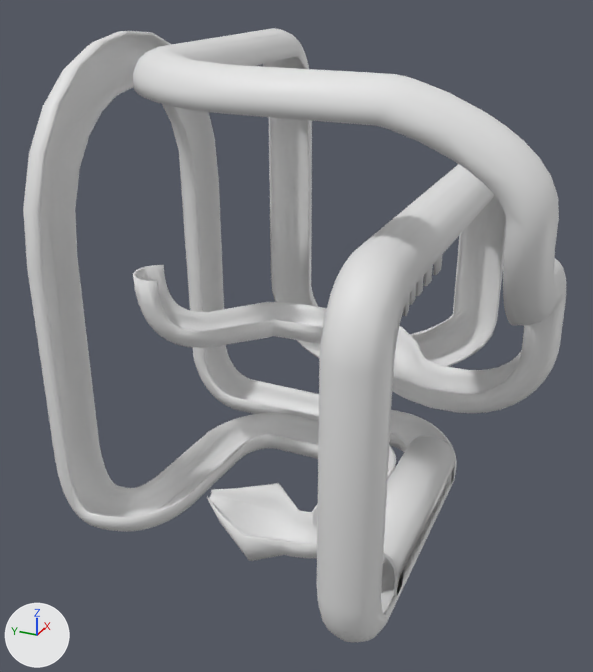
The Blender file blender_assets/path_export.blend: old version first, new version second.
Both versions are drawn from a 50 mm lens placed at (-3.17, -1.31, 1.35), pointed at (-0.04, 0.1, -0.21). Every picture has the same lights, and +X, +Y and +Z are marked at lower left.

The first picture shows 'BezierCurve'.
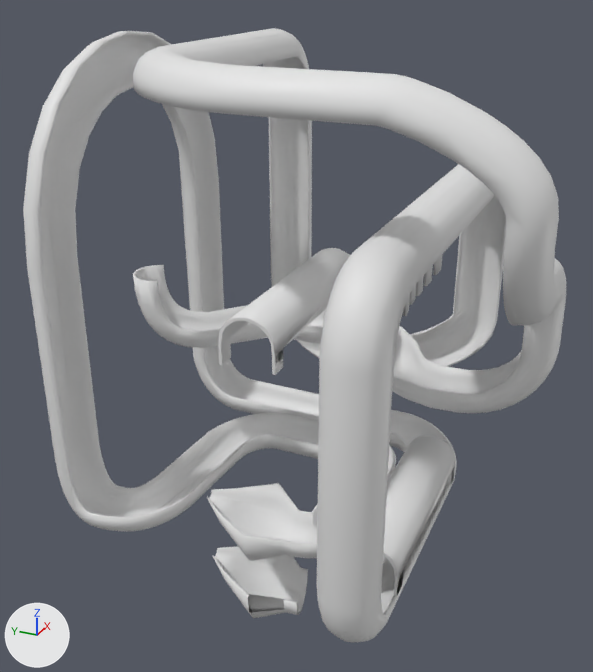
Pixel boxes [x1, y1, x2, y2] of what changed, in the pictures (593 x 672 px):
'BRIDGE', added
    after: [218, 248, 350, 375]
'START', added
    after: [213, 546, 308, 618]

What changed in the scene script:
```text
Add me_mesh_001:
    me_mesh_001.from_pydata(...)  # 136 vertices, 107 faces; spans x -0.238..0.655, y -0.103..0.136, z -0.05..0.168
Add me_mesh_002:
    me_mesh_002.from_pydata(...)  # 150 vertices, 119 faces; spans x -0.199..0.225, y -0.046..0.42, z -0.142..0.11
    me_mesh_002.polygons.foreach_set('use_smooth', [True] * 119)
Add ob_bridge:
    ob_bridge = bpy.data.objects.new('BRIDGE', me_mesh_001)
    ob_bridge.location = (-0.459, -0.001, -0.018)
    _m = ob_bridge.modifiers.new('Decimate', 'DECIMATE')
    _m.decimate_type = 'DISSOLVE'
    _m.angle_limit = 0.0698
    _m.delimit = {'NORMAL'}
Add ob_start:
    ob_start = bpy.data.objects.new('START', me_mesh_002)
    ob_start.location = (-0.459, -0.076, -1.323)
    _m = ob_start.modifiers.new('Decimate', 'DECIMATE')
    _m.decimate_type = 'DISSOLVE'
    _m.angle_limit = 0.0698
    _m.delimit = {'NORMAL'}
```
